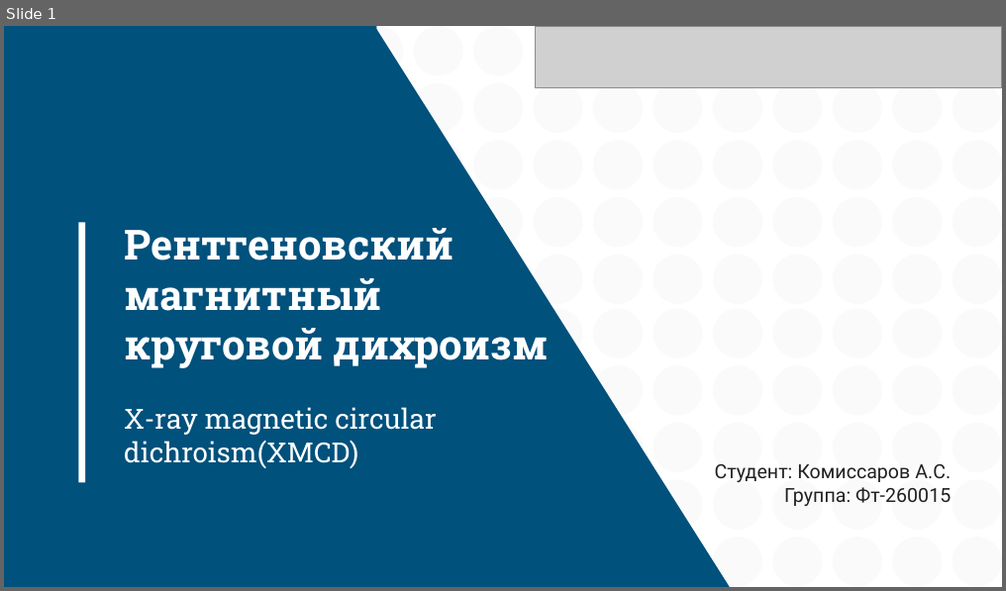
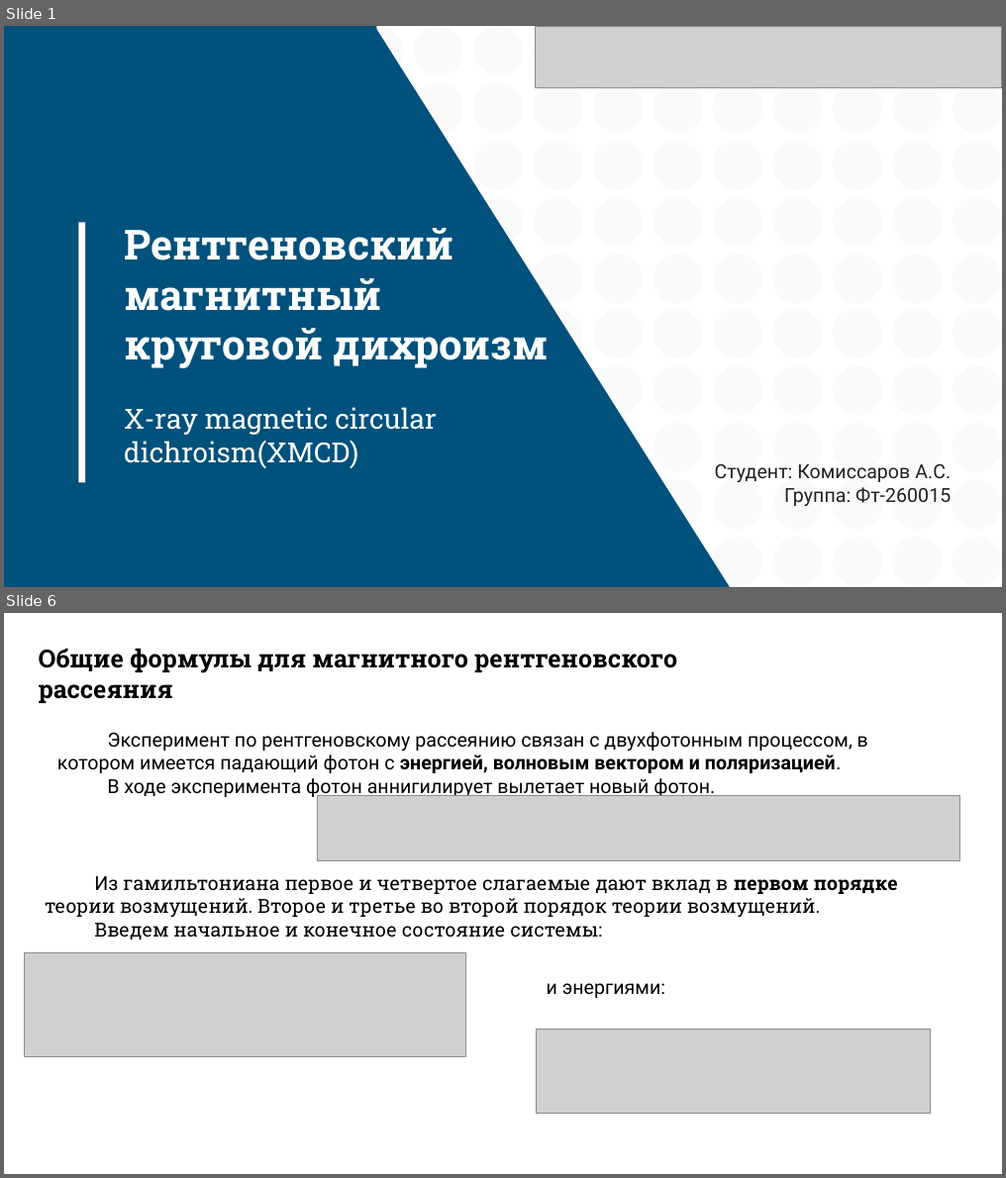
Before and after one commit to disDeal/xmcd_rs, a slide deck: slides/xmcd.pptx. Shown one above the other, each under a label of ours: slide 1 before the commit, slides 1 and 6 after it; the slides between them are not shown. The pictures are 1006x591 and 1006x1178 pixels, drawn with LibreOffice and Linux fonts; fonts in the diff are those of the drawing; grey boxes stand for pictures. Boxes give left, top, right and bottom in pixels: in the first picture for what was removed or moved away, otherwise in the second. Text is boxed around its words. In the diff, an @@ line names an element or a change of style, - is before the commit and + after.

```diff
--- a/slides/xmcd.pptx
+++ b/slides/xmcd.pptx
@@ slide 6 added at [4, 613, 1002, 1174], background #FFFFFF @@
@@ text added at [39, 648, 677, 703], 18 pt, text #000000, bold @@
+Общие формулы для магнитного рентгеновского рассеяния
@@ text added at [57, 732, 868, 799], 14 pt, text #000000 @@
+Эксперимент по рентгеновскому рассеянию связан с двухфотонным процессом, в котором имеется падающий фотон с энергией, волновым вектором и поляризацией.
+В ходе эксперимента фотон аннигилирует вылетает новый фотон.
@@ picture added at [318, 795, 960, 861] @@
@@ text added at [45, 876, 898, 940], 14 pt, text #000000 @@
+Из гамильтониана первое и четвертое слагаемые дают вклад в первом порядке теории возмущений. Второе и третье во второй порядок теории возмущений.
+Введем начальное и конечное состояние системы:
@@ picture added at [24, 954, 466, 1058] @@
@@ text added at [547, 983, 665, 998], 14 pt, text #000000 @@
+и энергиями:
@@ picture added at [536, 1029, 930, 1113] @@
```
Also in this commit, not shown: 1 slide changed, 6 other slides added, 4 slides removed, 7 other files.
